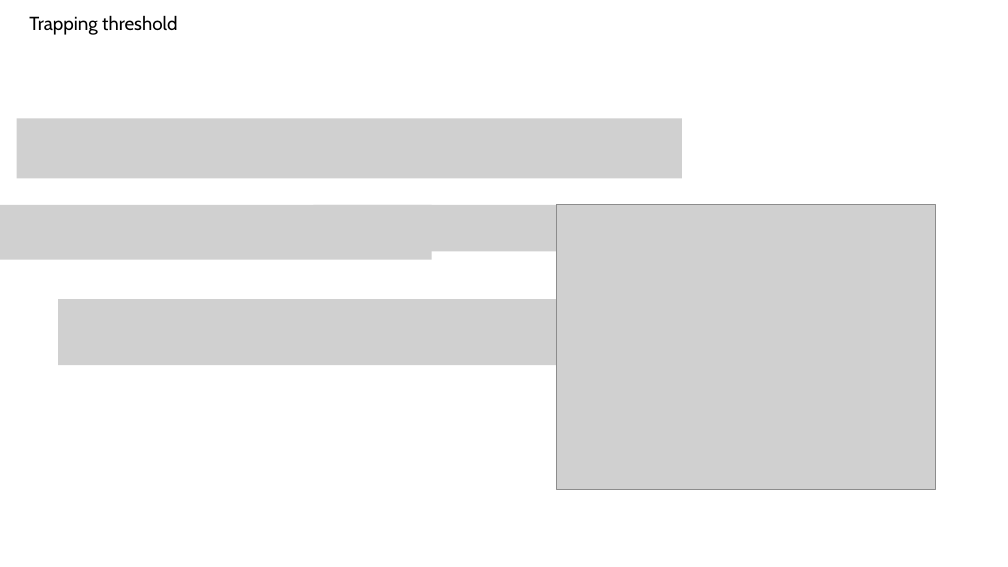
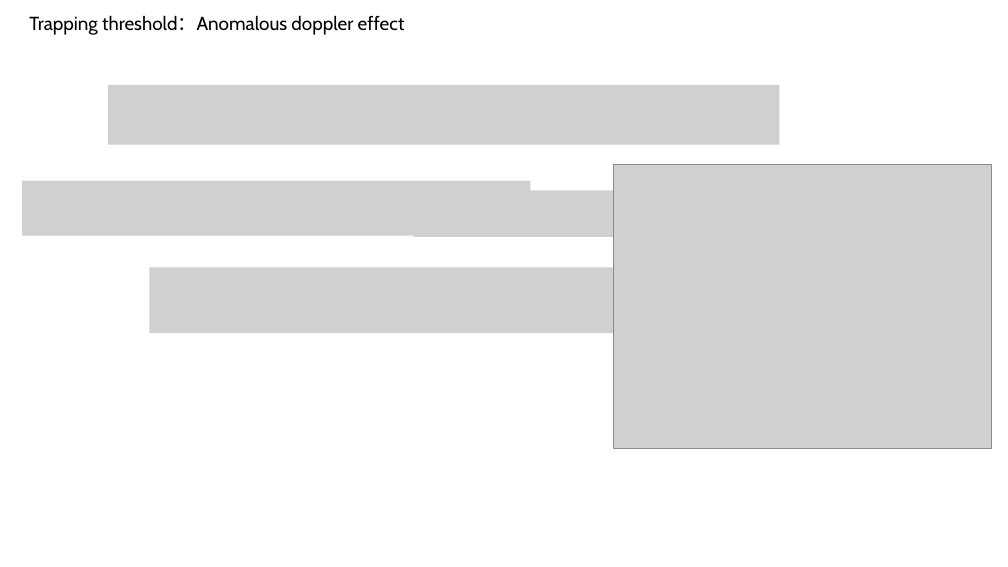
Before and after one commit to USTC-star/computer_share, a slide deck: slide 8 of paper modification/papers/Trapping analysis of a magnetic electron.pptx. Drawn at 1008x567 pixels with LibreOffice and Linux fonts; fonts in the diff are those of the drawing; grey boxes stand for pictures. Boxes give left, top, right and bottom in pixels: in the first picture for what was removed or moved away, otherwise in the second. Text is boxed around its words. In the diff, an @@ line names an element or a change of style, - is before the commit and + after.

```diff
--- a/paper modification/papers/Trapping analysis of a magnetic electron.pptx
+++ b/paper modification/papers/Trapping analysis of a magnetic electron.pptx
@@ text at bbox=[29, 15, 405, 35]: text changed @@
-Trapping threshold
+Trapping threshold：Anomalous doppler effect
@@ picture: place and size @@
-picture at bbox=[17, 119, 682, 178]
+picture at bbox=[108, 85, 780, 144]
@@ picture: place and size @@
-picture at bbox=[557, 205, 935, 489]
+picture at bbox=[613, 165, 992, 449]
@@ picture: place and size @@
-picture at bbox=[0, 205, 432, 260]
+picture at bbox=[22, 181, 531, 236]
@@ picture: place and size @@
-picture at bbox=[314, 205, 854, 252]
+picture at bbox=[414, 191, 959, 237]
@@ picture: place and size @@
-picture at bbox=[58, 299, 642, 365]
+picture at bbox=[150, 268, 739, 333]
```
Also in this commit, not shown: 1 other slide changed, 2 slides added, 4 other files.
